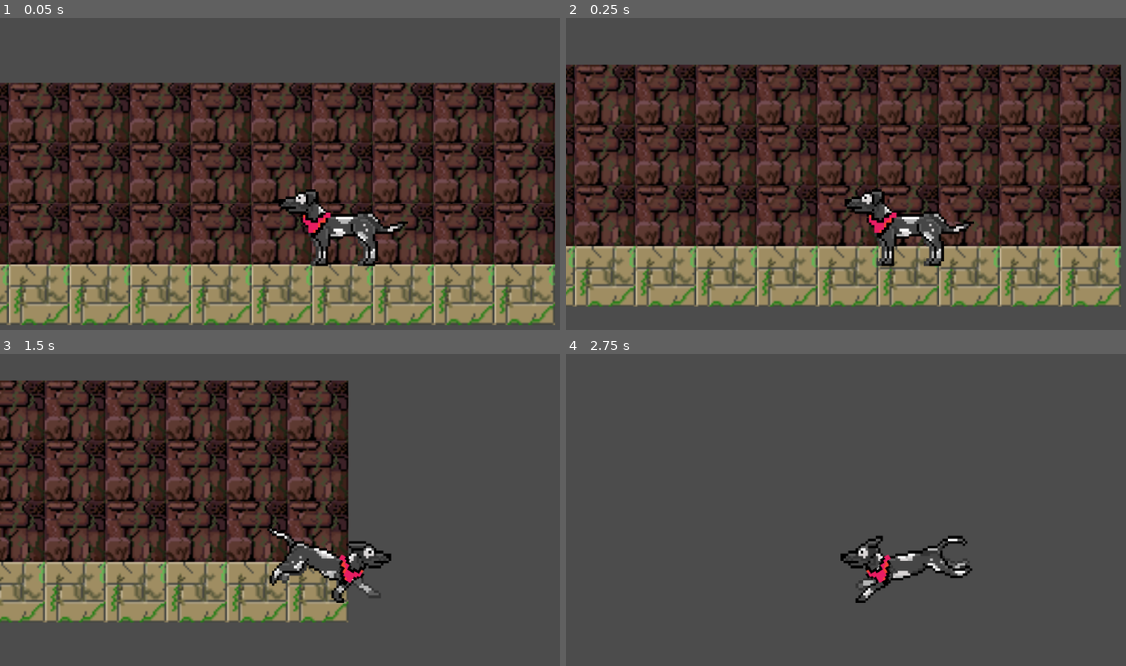
Above: before the commit, frames 1-4 (two rows, left to right).
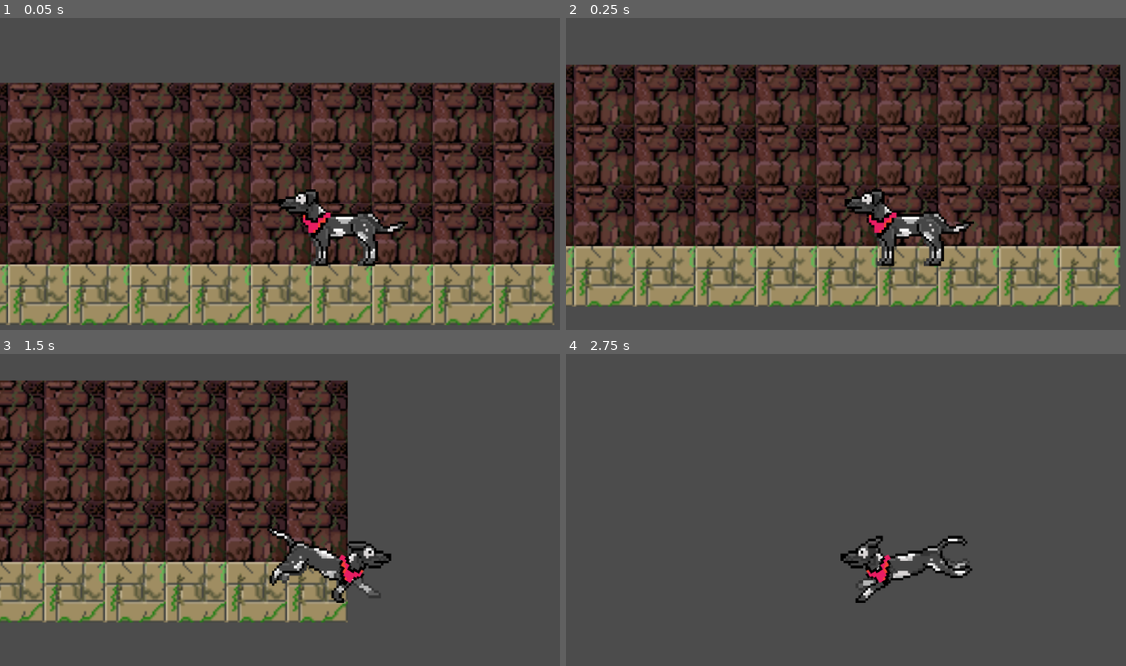
Above: after the commit, the same moments.

Repository: pabtorres/take-me-hoom
Game: Godot game, scene res://scenes/Main.tscn
Same seed, same stepped clock (60 frames per second), same inputs: the game is played once before the commit and once after it. The engine's default icon, where the game draws it, is replaced by a stand-in: a white triangle on a blue panel in a dark square.
Inputs:
- Up to frame 1 (0.05 s): no input
- Up to frame 2 (0.25 s): no input
- Up to frame 3 (1.5 s): hold B (attack1) 0.53-1.28 s; hold Right (right1) from 0.53 s (still down); tap Space (jump1) at 0.77 s; tap D (attack2) at 1.35 s
- Up to frame 4 (2.75 s): tap Space (jump1) at 1.52 s; release Right (right1) at 2.03 s; hold Left (left1) from 2.03 s (still down); hold E (left2) from 2.03 s (still down)

The runs differ from the first frame. In frame 1, 2.6% of the frame differs, in the area x 0-100%, y 20-99%; in frame 2, 2.6%; in frame 3, 2.1%; in frame 4, nothing differs.

Commit message:
fixed wave form for attack to flip when changing direction

Diff:
--- a/scenes/Main.tscn
+++ b/scenes/Main.tscn
@@ -71,7 +71,7 @@
 tracks/1/imported = false
 tracks/1/enabled = true
 tracks/1/keys = {
-"times": PoolRealArray( 0.8, 1.7 ),
+"times": PoolRealArray( 0.8, 1.5 ),
 "transitions": PoolRealArray( 1, 1 ),
 "values": [ {
 "args": [ true ],
@@ -145,7 +145,7 @@
 tile_data = PoolIntArray( 65524, 1, 0, 65525, 1, 0, 65526, 1, 0, 65527, 1, 0, 65528, 1, 0, 65529, 1, 0, 65530, 1, 0, 65 …(1017 unchanged characters)…
 
 [node name="Player1" type="KinematicBody2D" parent="."]
-position = Vector2( 166.083, 65.5145 )
+position = Vector2( 166.416, 65.5145 )
 script = ExtResource( 1 )
 
 [node name="CollisionShape2D" type="CollisionShape2D" parent="Player1"]
@@ -169,7 +169,7 @@
 frame = 1
 
 [node name="Attack" type="CollisionShape2D" parent="Player1"]
-position = Vector2( -34.6352, -7.50166 )
+position = Vector2( -34.6352, -5.83498 )
 rotation = 0.408407
 shape = SubResource( 8 )
 disabled = true
@@ -177,7 +177,8 @@
 
 [node name="Sprite" type="Sprite" parent="Player1/Attack"]
 visible = false
-position = Vector2( -5.32285, 2.12192 )
+position = Vector2( -4.02307, 4.00409 )
+rotation = -0.404916
 scale = Vector2( 0.105782, 0.0946371 )
 texture = ExtResource( 5 )
 
--- a/scripts/Player1.gd
+++ b/scripts/Player1.gd
@@ -1,4 +1,5 @@
 extends KinematicBody2D
+var direction='left'
 
 # Fricción
 var hfriction = 60
@@ -51,6 +52,11 @@
 		# Se añade una consulta para saber si se está activada la animación de ladrido
 		if Input.is_action_pressed("left1") && !Input.is_action_pressed("right1") && $AnimationPlayer.current_animation != "Bark":
 			velocity.x = -max_hspeed
+			if direction=="right":
+				$Attack/Sprite.position.x-=20
+				$Attack.position.x *=-1
+				$Attack/Sprite.flip_h=false
+				direction="left"
 			$AnimationPlayer.play("Run")
 			get_node( "Sprite" ).set_flip_h( false )
 
@@ -59,6 +65,11 @@
 		# Se añade una consulta para saber si se está activada la animación de ladrido
 		if Input.is_action_pressed("right1") && !Input.is_action_pressed("left1") && $AnimationPlayer.current_animation != "Bark":
 			velocity.x = max_hspeed
+			if direction=="left":
+				$Attack.position.x *=-1
+				$Attack/Sprite.flip_h=true
+				$Attack/Sprite.position.x+=20
+				direction="right"
 			$AnimationPlayer.play("Run")
 			get_node( "Sprite" ).set_flip_h( true )
 
